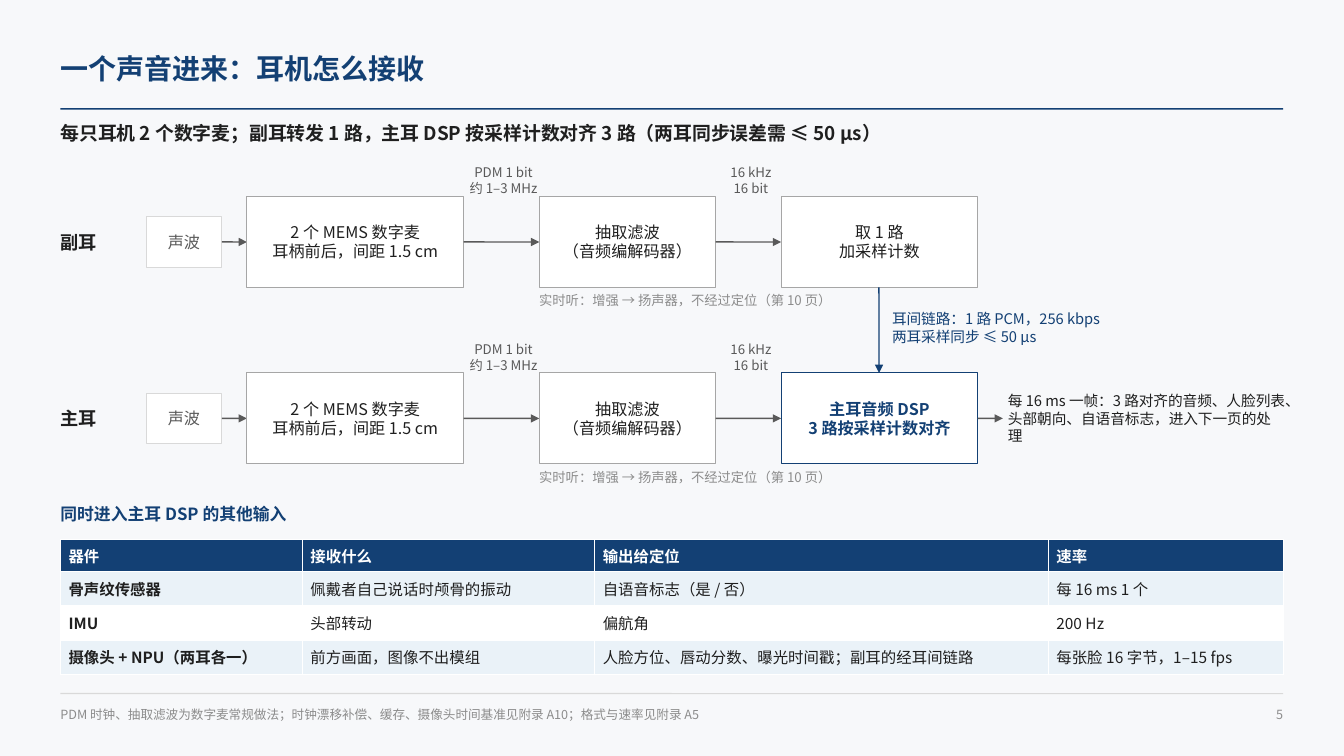
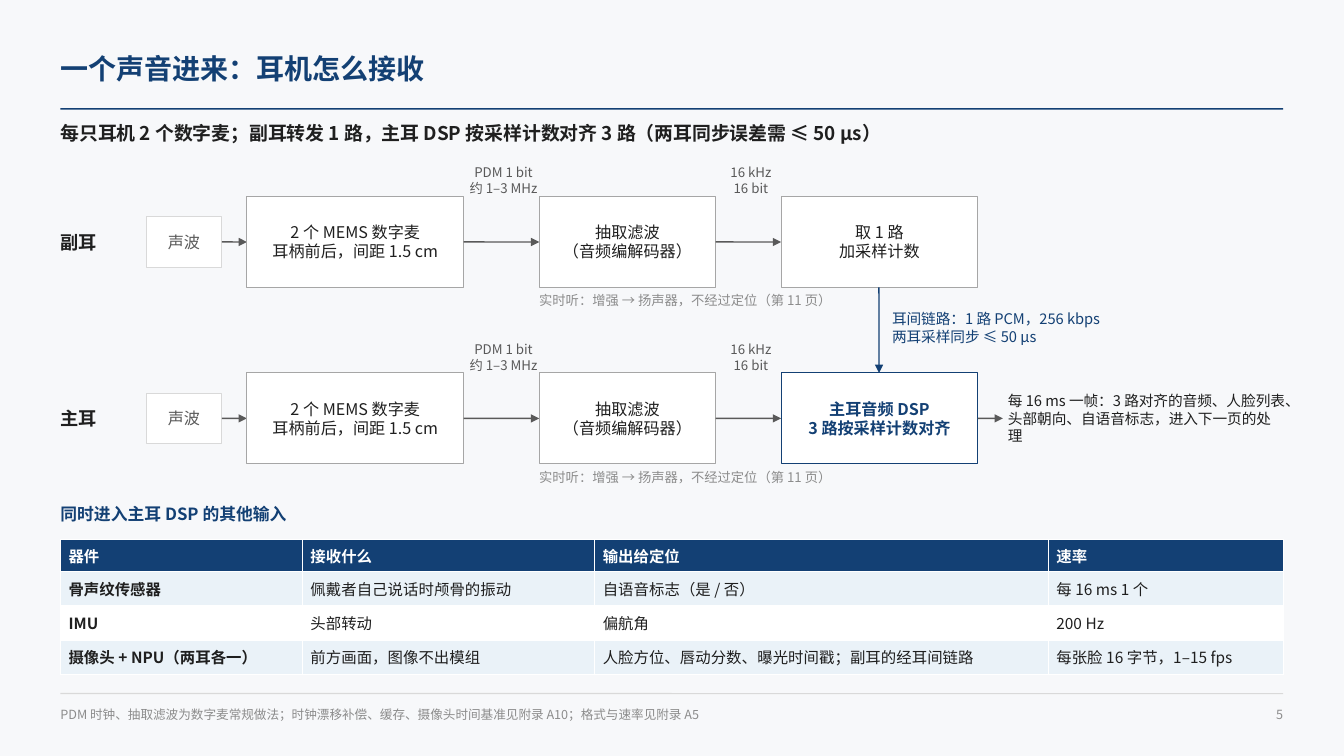
Before and after one commit to ZeroFoxxi/ssl-scene1, a slide deck: slide 5 of 02_耳机声源定位/耳机摄像头听觉辅助_整体设计方案.pptx. Drawn at 1344x756 pixels with LibreOffice and Linux fonts; fonts in the diff are those of the drawing. Boxes give left, top, right and bottom in pixels: in the first picture for what was removed or moved away, otherwise in the second. Text is boxed around its words. In the diff, an @@ line names an element or a change of style, - is before the commit and + after.

```diff
--- a/02_耳机声源定位/耳机摄像头听觉辅助_整体设计方案.pptx
+++ b/02_耳机声源定位/耳机摄像头听觉辅助_整体设计方案.pptx
@@ text at <box>539,294,832,306</box>: text changed @@
-实时听：增强 → 扬声器，不经过定位（第 10 页）
+实时听：增强 → 扬声器，不经过定位（第 11 页）
@@ text at <box>539,471,832,483</box>: text changed @@
-实时听：增强 → 扬声器，不经过定位（第 10 页）
+实时听：增强 → 扬声器，不经过定位（第 11 页）
```
Also in this commit, not shown: 21 other slides changed, 1 slide added, 8 other files.
